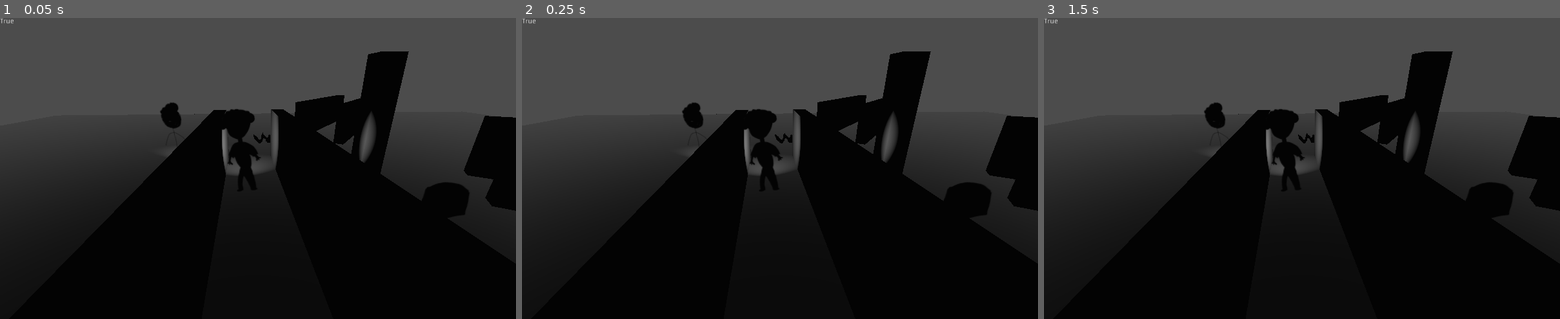
Above: before the commit, frames 1-3 (left to right).
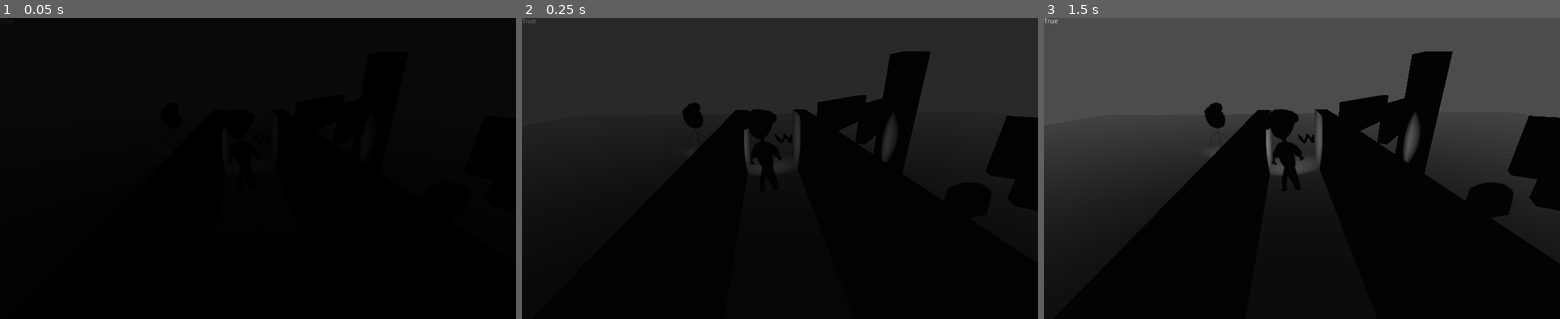
Above: after the commit, the same moments.

Repository: grunkgrunk/gwj-20
Game: Godot game, scene res://World.tscn
Two runs of this game, one before a commit and one after it. Both use one fixed random seed, a clock stepped at 60 frames per second and the inputs below. The engine's default icon, where the game draws it, is replaced by a stand-in: a white triangle on a blue panel in a dark square.
Inputs:
- Up to frame 1 (0.05 s): no input
- Up to frame 2 (0.25 s): no input
- Up to frame 3 (1.5 s): tap Enter (ui_accept) at 0.5 s; hold Right (ui_right) 0.53-1.28 s; hold Enter (ui_accept) 0.53-1.28 s; hold Down (ui_down) from 1.28 s (still down); tap C (action_1) at 1.35 s

The runs differ from the first frame. In frame 1, 47% of the frame differs, in the area x 0-100%, y 0-73%; in frame 2, 35%; in frame 3, nothing differs.

Commit message:
needs2fix

Diff:
--- /dev/null
+++ b/game/Fader.gd
@@ -0,0 +1,25 @@
+extends Control
+
+
+# Declare member variables here. Examples:
+# var a = 2
+# var b = "text"
+
+
+# Called when the node enters the scene tree for the first time.
+func _ready():
+	$Label.hide()
+	$AnimationPlayer.play("FadeIn")
+
+func show_gameover():
+	$AnimationPlayer.play("FadeOut")
+	yield($AnimationPlayer, "animation_finished")
+	$Label.show()
+
+func reset():
+	$Label.hide()
+	$AnimationPlayer.play("FadeIn")
+
+# Called every frame. 'delta' is the elapsed time since the previous frame.
+#func _process(delta):
+#	pass
--- a/game/World.gd
+++ b/game/World.gd
@@ -1,4 +1,6 @@
 extends Spatial
+
+signal clicked_retry
 
 export(NodePath) var granny_path
 export(NodePath) var dad_path
@@ -31,6 +33,9 @@
 			ch_select.show()
 			pause()
 
+	if e.is_action_pressed("ui_accept"):
+		emit_signal("clicked_retry")
+
 
 func pause():
 	G.paused = true
@@ -40,22 +45,21 @@
 	G.paused = false
 
 
-
 func reset():
 	G.current_time = 0
 	for a in get_actors():
 		a.reset()
+
+func gameover():
+	$ui/Fader.show_gameover()
+	yield(self, "clicked_retry")
 
 func choose_character(c):
 	reset()
 	unpause()
 	c.actions.is_player_in_control = true
 	c.actions.record = []
-
-	#$Camera2D.smoothing_enabled = false
-	# $Camera3D.position =  c.global_position
-	#$Camera2D.smoothing_enabled = true
-
+	$ui/Fader.reset()
 	$Camera.target = c
 
 func on_avatar_chosen(avatar_name):
@@ -64,4 +68,5 @@
 	ch_select.hide()
 
 func on_caught(body):
+	gameover()
 	choose_character(body)
--- a/game/World.tscn
+++ b/game/World.tscn
@@ -1,14 +1,13 @@
 [gd_scene load_steps=11 format=2]
 
 [ext_resource path="res://Dad.tscn" type="PackedScene" id=1]
-[ext_resource path="res://CharacterSelection.tscn" type="PackedScene" id=2]
+[ext_resource path="res://ui.tscn" type="PackedScene" id=2]
 [ext_resource path="res://World.gd" type="Script" id=3]
 [ext_resource path="res://Granny.tscn" type="PackedScene" id=4]
 [ext_resource path="res://Guard.tscn" type="PackedScene" id=5]
 [ext_resource path="res://Camera.gd" type="Script" id=6]
 [ext_resource path="res://Characters.gd" type="Script" id=7]
 [ext_resource path="res://maptest.tscn" type="PackedScene" id=8]
-[ext_resource path="res://Grill.tscn" type="PackedScene" id=9]
 [ext_resource path="res://Grass.tscn" type="PackedScene" id=9]
 
 [sub_resource type="Environment" id=1]
@@ -29,10 +28,7 @@
 script = ExtResource( 6 )
 inital_target_path = NodePath("../Characters/Granny")
 
-[node name="ui" type="CanvasLayer" parent="."]
-
-[node name="CharacterSelection" parent="ui" instance=ExtResource( 2 )]
-visible = false
+[node name="ui" parent="." instance=ExtResource( 2 )]
 
 [node name="Characters" type="Spatial" parent="."]
 script = ExtResource( 7 )
--- /dev/null
+++ b/game/ui.tscn
@@ -0,0 +1,67 @@
+[gd_scene load_steps=5 format=2]
+
+[ext_resource path="res://Fader.gd" type="Script" id=1]
+[ext_resource path="res://CharacterSelection.tscn" type="PackedScene" id=2]
+
+[sub_resource type="Animation" id=1]
+resource_name = "FadeIn"
+tracks/0/type = "value"
+tracks/0/path = NodePath("ColorRect:modulate")
+tracks/0/interp = 1
+tracks/0/loop_wrap = true
+tracks/0/imported = false
+tracks/0/enabled = true
+tracks/0/keys = {
+"times": PoolRealArray( 0, 1 ),
+"transitions": PoolRealArray( 0.366022, 1 ),
+"update": 0,
+"values": [ Color( 1, 1, 1, 1 ), Color( 1, 1, 1, 0 ) ]
+}
+
+[sub_resource type="Animation" id=2]
+resource_name = "FadeOut"
+tracks/0/type = "value"
+tracks/0/path = NodePath("ColorRect:modulate")
+tracks/0/interp = 1
+tracks/0/loop_wrap = true
+tracks/0/imported = false
+tracks/0/enabled = true
+tracks/0/keys = {
+"times": PoolRealArray( 0, 1 ),
+"transitions": PoolRealArray( 1, 1 ),
+"update": 0,
+"values": [ Color( 1, 1, 1, 0 ), Color( 1, 1, 1, 1 ) ]
+}
+
+[node name="ui" type="CanvasLayer"]
+
+[node name="CharacterSelection" parent="." instance=ExtResource( 2 )]
+visible = false
+
+[node name="Fader" type="Control" parent="."]
+anchor_right = 1.0
+anchor_bottom = 1.0
+script = ExtResource( 1 )
+__meta__ = {
+"_edit_use_anchors_": false
+}
+
+[node name="AnimationPlayer" type="AnimationPlayer" parent="Fader"]
+anims/FadeIn = SubResource( 1 )
+anims/FadeOut = SubResource( 2 )
+
+[node name="ColorRect" type="ColorRect" parent="Fader"]
+anchor_right = 1.0
+anchor_bottom = 1.0
+color = Color( 0, 0, 0, 1 )
+__meta__ = {
+"_edit_use_anchors_": false
+}
+
+[node name="Label" type="Label" parent="Fader"]
+margin_right = 73.0
+margin_bottom = 14.0
+text = "Game Over"
+__meta__ = {
+"_edit_use_anchors_": false
+}
